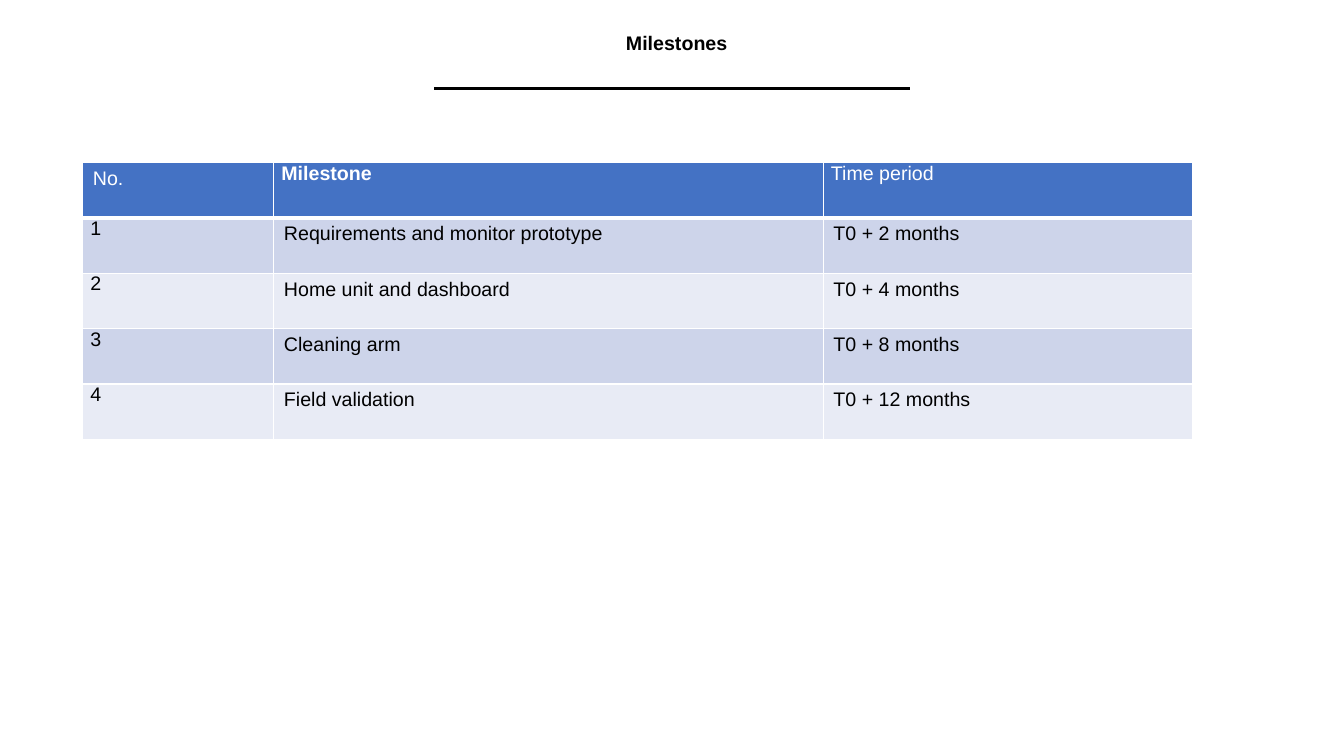
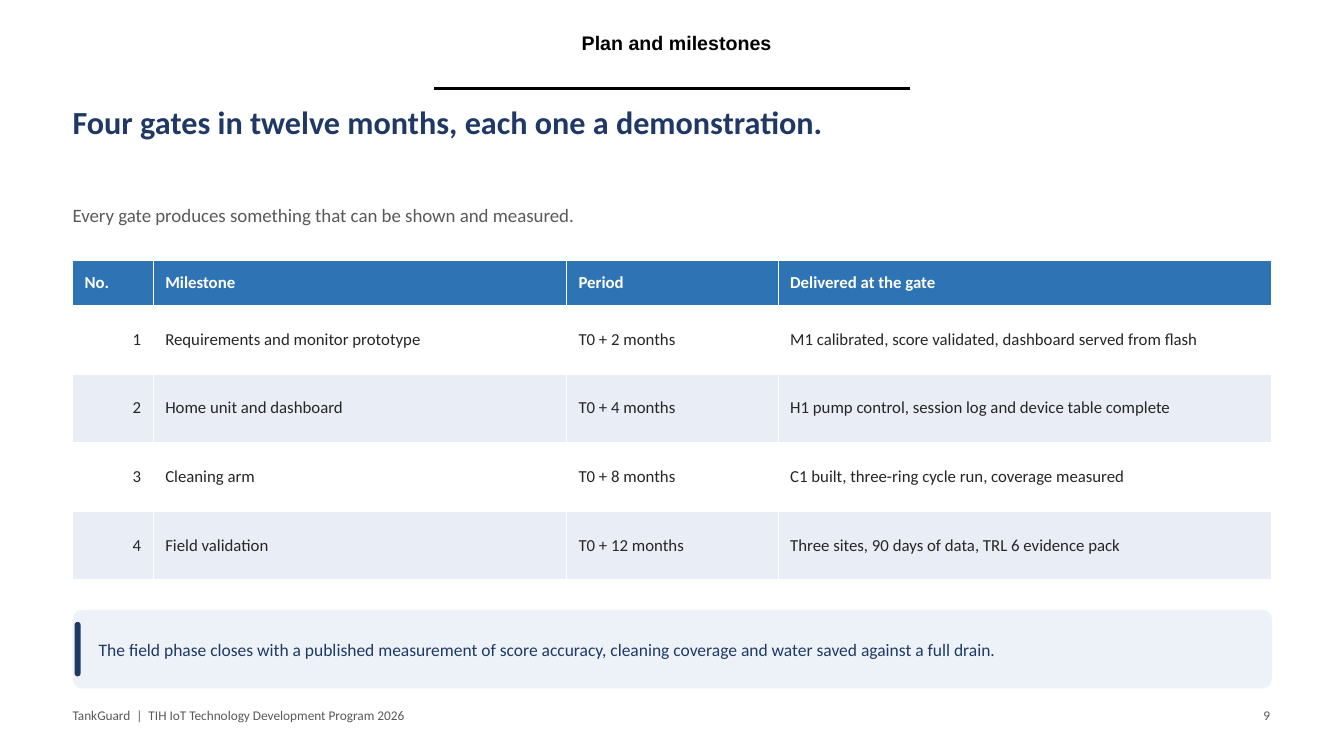
Before and after one commit to adithya-in/tankguard, a slide deck: slide 9 of docs/office/TankGuard_Presentation.pptx (slide 8 before the commit). Drawn at 1344x756 pixels with LibreOffice and Linux fonts; fonts in the diff are those of the drawing; background and template pictures are left out. Boxes give left, top, right and bottom in pixels: in the first picture for what was removed or moved away, otherwise in the second. Text is boxed around its words. In the diff, an @@ line names an element or a change of style, - is before the commit and + after.

Commit message:
docs(office): rewrite the TDP copy and rebuild the deck layout
The deck was a list of one-line claims with no setup, so a reader landing mid-deck had no context. Every slide now opens with a takeaway, carries three or four labelled cards, and closes with a callout. The narrative adds what is already built and folds market into impact.

The proposal gets dot-leader contents with page numbers, consistent table widths, right-aligned amounts, and no orphaned headings. The budget workbook is rebuilt as clean tables with a readable summary sheet.

The specification is corrected to the shipped firmware: ESP8266 on M1, weights 40/25/25/10 with level unscored, three score bands, and a BOM that matches the grant budget.

```diff
--- a/docs/office/TankGuard_Presentation.pptx
+++ b/docs/office/TankGuard_Presentation.pptx
@@ text at [582,35,771,51]: text changed @@
-Milestones
+Plan and milestones
@@ text added at [73,111,822,140], 23 pt, text #1F3864, bold @@
+Four gates in twelve months, each one a demonstration.
@@ text added at [73,209,574,225], 13.5 pt, text #595959 @@
+Every gate produces something that can be shown and measured.
@@ table at [73,260,1272,580] @@
-column 3: Time period | T0 + 2 months | T0 + 4 months | T0 + 8 months | T0 + 12 months
+column 3: Period | T0 + 2 months | T0 + 4 months | T0 + 8 months | T0 + 12 months
+column 4: Delivered at the gate | M1 calibrated, score validated, dashboard served from flash | H1 pump control, session log and device table complete | C1 built, three-ring cycle run, coverage measured | Three sites, 90 days of data, TRL 6 evidence pack
@@ table: place and size @@
-table at [83,162,1193,440]
+table at [73,260,1272,580]
@@ rounded rectangle added at [73,610,1272,689], fill #EDF2F9 @@
@@ rounded rectangle added at [75,622,81,677], fill #1F3864 @@
@@ text added at [99,644,995,659], 12.5 pt, text #1F3864 @@
+The field phase closes with a published measurement of score accuracy, cleaning coverage and water saved against a full drain.
@@ text added at [73,711,404,723], 9.5 pt, text #595959 @@
+TankGuard | TIH IoT Technology Development Program 2026
@@ text added at [1263,711,1270,720], 9.5 pt, text #595959 @@
+9
```
Also in this commit, not shown: 4 other slides changed, 8 slides added, 8 slides removed, 5 other files.
